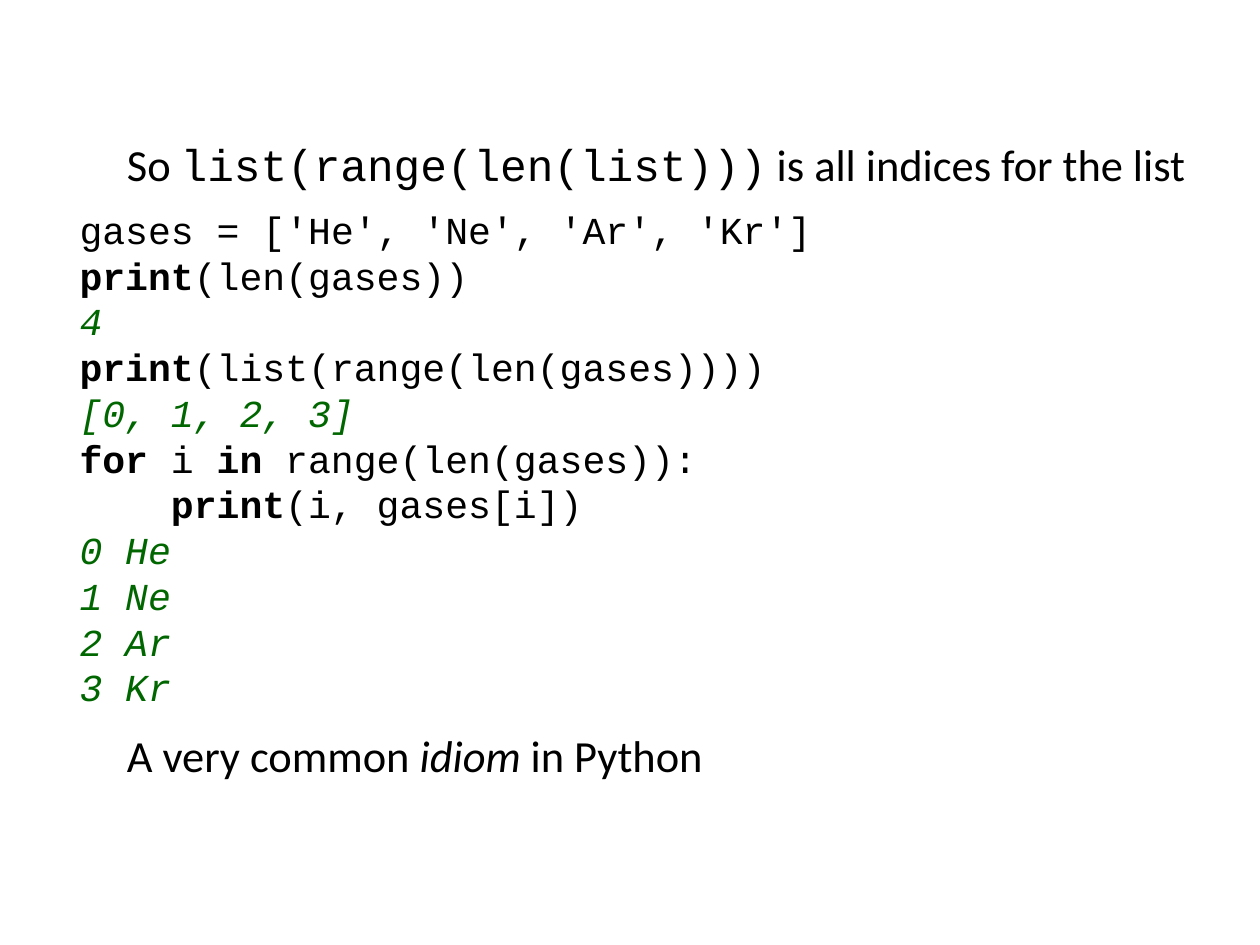
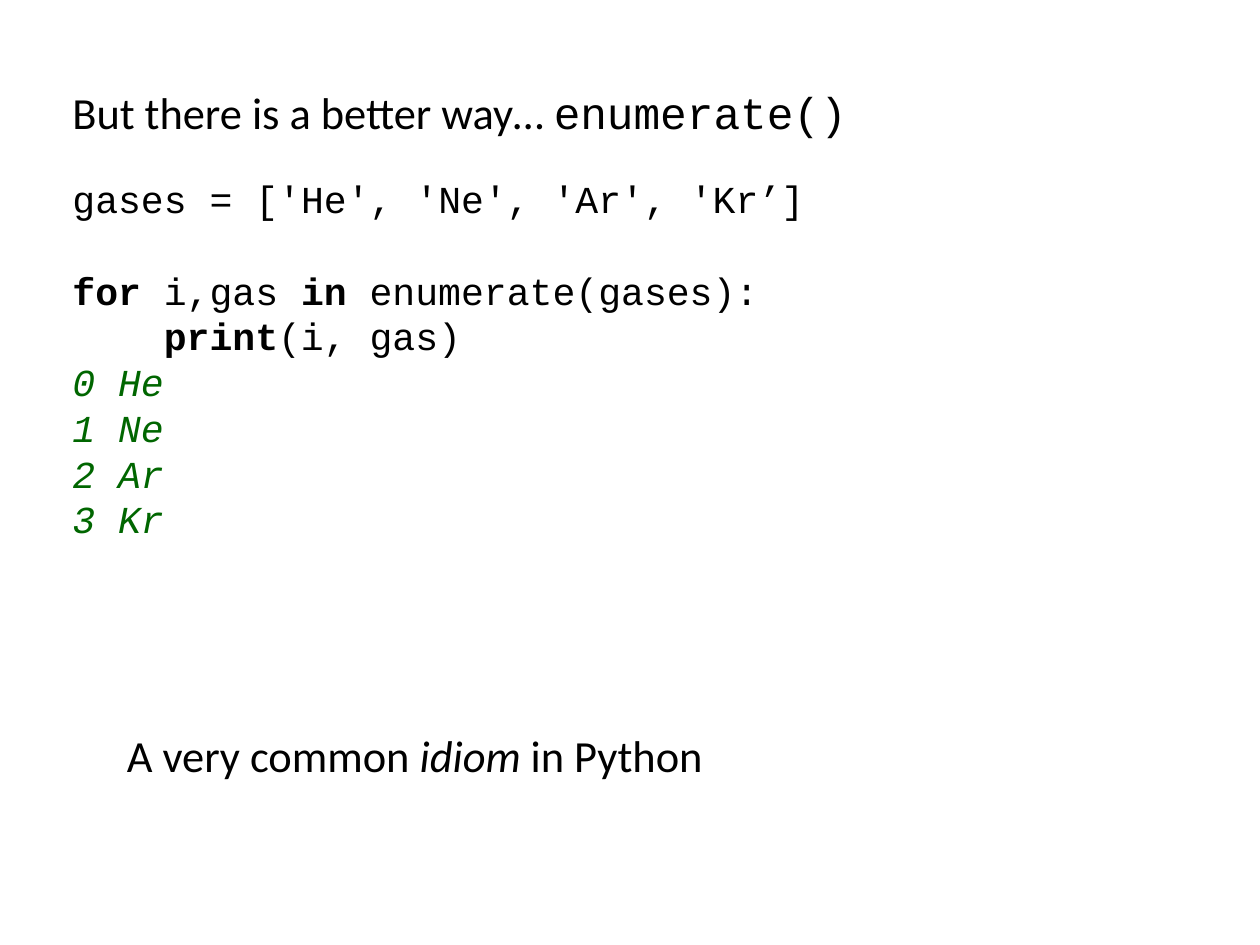
Before and after one commit to ncasuk/ncas-isc, a slide deck: slide 98 of python/presentations/learning_python/07_lists.pptx (slide 99 before the commit). Drawn at 1260x945 pixels with LibreOffice and Linux fonts; fonts in the diff are those of the drawing; background and template pictures are left out. Boxes give left, top, right and bottom in pixels: in the first picture for what was removed or moved away, otherwise in the second. Text is boxed around its words. In the diff, an @@ line names an element or a change of style, - is before the commit and + after.

Commit message:
Modified end slides to introoduce enumerate

```diff
--- a/python/presentations/learning_python/07_lists.pptx
+++ b/python/presentations/learning_python/07_lists.pptx
@@ text added at [72,97,847,139], 28 pt, text #000000 @@
+But there is a better way… enumerate()
@@ text "gases = ['He', 'Ne', 'Ar', ...": place and size @@
-text "gases = ['He', 'Ne', 'Ar', ..." at [80,217,811,702]
+text "gases = ['He', 'Ne', 'Ar', ..." at [72,186,804,534]
@@ text removed at [127,150,1185,191] @@
-So list(range(len(list))) is all indices for the list
@@ text at [72,186,804,358]: text changed @@
-gases = ['He', 'Ne', 'Ar', 'Kr']
-print(len(gases))
-4
-print(list(range(len(gases))))
-[0, 1, 2, 3]
-for i in range(len(gases)):
-print(i, gases[i])
+gases = ['He', 'Ne', 'Ar', 'Kr’]
+for i,gas in enumerate(gases):
+print(i, gas)
```
Also in this commit, not shown: 5 slides added, 6 slides removed, 1 other file.
